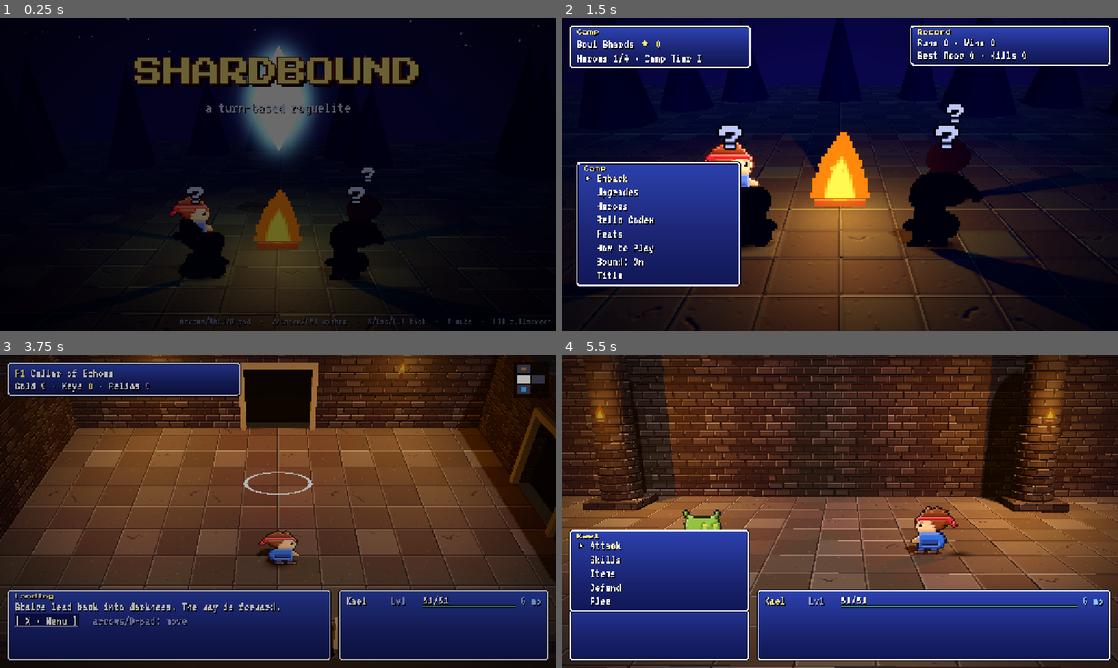
Above: before the commit, frames 1-4 (two rows, left to right).
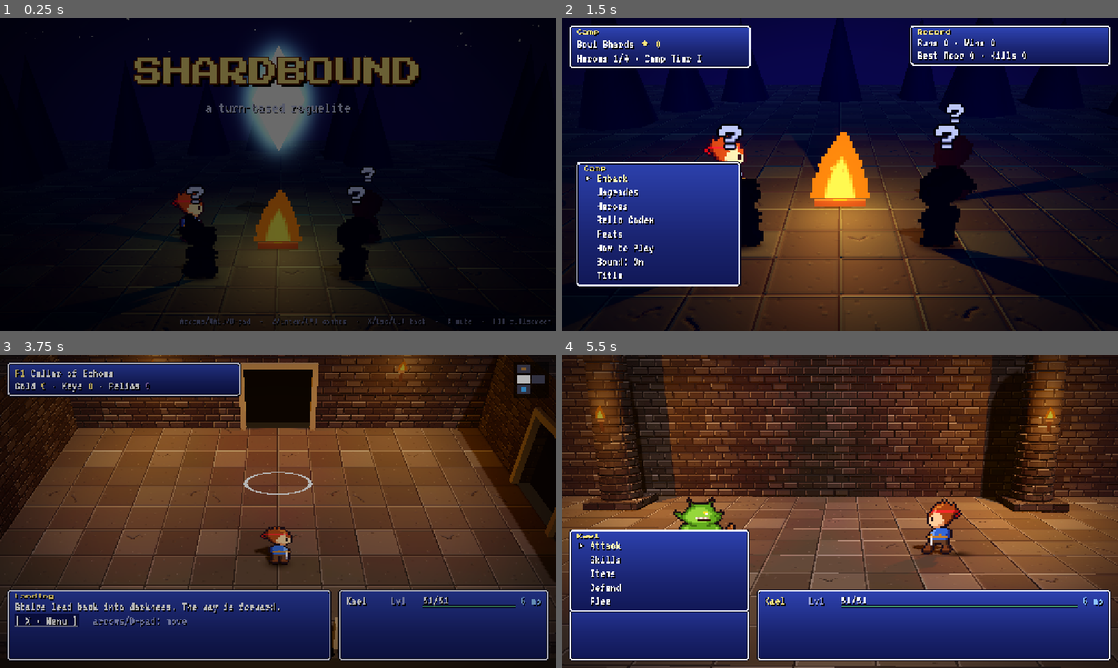
Above: after the commit, the same moments.

Repository: WhipSmartMacoy/Shardbound
Game: Godot game, scene res://main.tscn
Two runs of this game, one before a commit and one after it. Both use one fixed random seed, a clock stepped at 60 frames per second and the inputs below.
Inputs (mouse positions are in pixels of both pictures, inside the frame that each line leads up to):
- Up to frame 1 (0.25 s): no input
- Up to frame 2 (1.5 s): tap Enter (ui_accept) at 0.5, 0.77 s; move the mouse to (812, 237) at 0.52 s; hold Up (ui_up) from 0.53 s (still down); tap Z at 0.6 s; click (812, 237) at 0.67 s; move the mouse to (1006, 221) at 1.27 s; tap X at 1.35 s
- Up to frame 3 (3.75 s): tap Enter (ui_accept) at 1.52, 2.75, 3.02, 3.5 s; move the mouse to (278, 477) at 2.02 s; release Up (ui_up) at 2.03 s; hold Left (ui_left) 2.03-3.53 s; tap Backspace at 2.1 s; click (278, 477) at 2.17 s; move the mouse to (305, 511) at 2.77 s; tap Z at 2.85 s; click (305, 511) at 2.92 s; move the mouse to (194, 433) at 3.52 s; hold Down (ui_down) from 3.53 s (still down); tap X at 3.6 s
- Up to frame 4 (5.5 s): tap Enter (ui_accept) at 3.77, 4.52 s; tap Escape (ui_cancel) at 4.15 s; move the mouse to (962, 495) at 4.27 s; release Down (ui_down) at 4.28 s; hold Right (ui_right) 4.28-5.03 s; tap Backspace at 4.35 s; move the mouse to (728, 527) at 5.02 s; hold Up (ui_up) from 5.03 s (still down); tap Z at 5.1 s; click (728, 527) at 5.17 s

The runs differ from the first frame. In frame 1, 1.1% of the frame differs, in the area x 26-68%, y 55-87%; in frame 2, 2.3%, in the area x 4-94%, y 37-93%; in frame 3, 0.5%; in frame 4, 1.7%.

Commit message:
FF5-style sprites with battle poses
- New hand-drawn 16x24 chibi heroes with dark outlines and 3-tone shading
- 8 poses per hero: stand, walk, wind-up, strike, cast, hurt, kneel (low HP), victory
- Battle animations: step forward, swing, cast, flinch, kneel when critical, victory cheer
- Redrawn monsters at higher detail (32px regulars, 48px bosses) with palette variants
- New merchant sprite and shop stall, cage with new Doran
- Pixel-art source scripts in godot/art_src

Co-Authored-By: Claude Opus 5.5 <noreply@anthropic.com>
Claude-Session: https://claude.ai/code/session_01F7sFnCDH847UEEjP9XfonR

Diff:
--- a/godot/scripts/autotest.gd
+++ b/godot/scripts/autotest.gd
@@ -42,6 +42,13 @@
 	img.save_png("/home/claude/shots/%s.png" % name)
 	print("[autotest] shot ", name)
 
+func shot_now(name: String) -> void:
+	if not shots or shot_done.has(name): return
+	shot_done[name] = true
+	await get_tree().create_timer(0.2, true, false, true).timeout
+	get_viewport().get_texture().get_image().save_png("/home/claude/shots/%s.png" % name)
+	print("[autotest] shot ", name)
+
 func _process(delta: float) -> void:
 	t += delta / max(Engine.time_scale, 0.001)
 	if t > max_time:
@@ -70,9 +77,13 @@
 		if top.spec.get("title", "") == "Camp":
 			top.idx = 0
 		press("ui_accept"); return
+	if G.mode == "battle" and m.size() == 0 and Bt.acting != null and G.run.party.size() >= 2:
+		shot_now("10_action")
+	if G.mode == "battle" and m.size() > 0 and m.back().kind == "msg" and G.run.party.size() >= 2:
+		shot("11_victory")
 	if G.mode == "battle" and m.size() > 0:
 		var top = m.back()
-		if top.spec.get("title", "") == "Target": shot("05_battle_target")
+		if top.spec.get("title", "") == "Target" and G.run.party.size() >= 2: shot("05_battle_target")
 		elif Bt.boss: shot("06_boss")
 		else: shot("04_battle")
 		press("ui_accept"); return
--- a/godot/scripts/battle.gd
+++ b/godot/scripts/battle.gd
@@ -81,6 +81,7 @@
 				for h in G.run.party:
 					if h.hp > 0: h.hp = mini(G.stats(h).hp, h.hp + roundi(G.stats(h).hp * 0.05))
 			UI.refresh()
+		w().refresh_poses(G.run.party)
 		var cmds = await input_phase()
 		var order = []
 		if typeof(cmds) == TYPE_STRING and cmds == "flee":
@@ -296,10 +297,14 @@
 	var s = G.stats(h)
 	var b = h.hp
 	h.hp = mini(s.hp, h.hp + roundi(amt))
+	if active and h.hp > 0:
+		w().set_pose(h, w().idle_pose(h))
 	return h.hp - b
 
 func hurt_hero(h: Dictionary, d: int) -> void:
 	h.hp = maxi(0, h.hp - d)
+	if h.hp > 0:
+		w().pose_for(h, "hurt", 0.35)
 	w().shake(h)
 	w().flash(h)
 	w().popup(w().center_of(h), str(d))
@@ -321,6 +326,9 @@
 	var crit = G.rf() < G.crit_chance(h)
 	if crit: d *= 2.5 if G.has_relic("loadeddice") else 1.6
 	var di = maxi(1, roundi(d))
+	w().set_pose(h, "atk1")
+	await G.wait(0.12)
+	w().pose_for(h, "atk2", 0.3)
 	w().slash(w().center_of(t), Color("#ffe94a") if crit else Color.WHITE)
 	Snd.sfx("crit" if crit else "hit")
 	await G.wait(0.13)
@@ -338,6 +346,7 @@
 
 func steal(_h: Dictionary, t: Dictionary) -> void:
 	var p = w().center_of(t)
+	w().pose_for(_h, "atk2", 0.4)
 	if t.stolen:
 		w().popup(p, "EMPTY", Color("#aaaaaa"), 28)
 		await G.wait(0.5)
@@ -391,6 +400,7 @@
 				for e in live:
 					damage_enemy(e, roundi((40 + 35 * G.run.floor) * (2 if "fire" in e.weak else 1)), D.ELC.fire)
 			else:
+				w().pose_for(h, "cast", 0.6)
 				var t = cmd.t
 				if D.ITEMS[cmd.id].tgt == "ally" and t.hp <= 0:
 					for x in G.run.party:
@@ -465,6 +475,7 @@
 			else:
 				var t = live_enemy(tg)
 				if t != null: ts.append(t)
+			w().pose_for(h, "cast", 0.9)
 			Snd.sfx("magic")
 			for t in ts: w().burst(w().center_of(t), D.ELC[S.el])
 			await G.wait(0.38)
@@ -496,6 +507,7 @@
 							t = x
 							break
 				ts = [t]
+			w().pose_for(h, "cast", 0.8)
 			Snd.sfx("heal")
 			for t in ts:
 				var amt = G.stats(t).hp * S.pow if S.type == "healPct" else S.pow * s.mag / 5.0 * (0.92 + G.rf() * 0.16) * (1.4 if G.has_relic("rosary") else 1.0)
@@ -509,6 +521,7 @@
 			if t.hp > 0:
 				set_msg("No effect.")
 			else:
+				w().pose_for(h, "cast", 0.8)
 				t.hp = roundi(G.stats(t).hp * S.pow)
 				w().set_dead_pose(t, false)
 				w().sparkle(w().center_of(t), Color("#fff6c0"))
@@ -567,6 +580,7 @@
 
 func victory() -> void:
 	Snd.jingle("win")
+	w().victory_dance(G.run.party)
 	var alive = []
 	for h in G.run.party:
 		if h.hp > 0: alive.append(h)
--- a/godot/scripts/game.gd
+++ b/godot/scripts/game.gd
@@ -284,7 +284,7 @@
 			var sk = []
 			for s in C.skills:
 				sk.append("Lv%d %s" % [D.SK[s].lv, D.SK[s].name])
-			UI.set_info("[img=96x96]res://assets/sprites/hero_%s.png[/img]\n%s\n%s\nHP %s  STR %s\nMAG %s  DEF %s\nAGI %s  MP %s\n%s" % [it.id, c(Y, "%s · %s" % [C.name, C.title]), C.blurb,
+			UI.set_info("[img=87]res://assets/sprites/hero_%s.png[/img]\n%s\n%s\nHP %s  STR %s\nMAG %s  DEF %s\nAGI %s  MP %s\n%s" % [it.id, c(Y, "%s · %s" % [C.name, C.title]), C.blurb,
 				stars(g.hp), stars(g.str), stars(g.mag), stars(g.def), stars(g.agi), stars(g.mp), c(DIM, ", ".join(sk))], INFO_R)
 		else:
 			UI.set_info("%s\nHow to unlock:\n%s" % [c(Y, "Locked hero"), c(Y, C.hint)], INFO_R)})
@@ -609,7 +609,7 @@
 				if mode == "dungeon":
 					world.build_room(run)
 				UI.refresh()
-		await UI.say("[img=96x96]res://assets/sprites/hero_%s.png[/img]\n%s\n%s joins your party!\n%s" % [cid, c(Y, "★ NEW HERO UNLOCKED ★"), c(Y, "%s the %s" % [C.name, C.title]),
+		await UI.say("[img=87]res://assets/sprites/hero_%s.png[/img]\n%s\n%s joins your party!\n%s" % [cid, c(Y, "★ NEW HERO UNLOCKED ★"), c(Y, "%s the %s" % [C.name, C.title]),
 			c("#c8cff8", "%s %s's relics join the pool and Camp Tier %s opens." % [C.blurb, C.name, TIERS[Meta.roster().size() - 1]])])
 		if Meta.roster().size() == 4:
 			await grant("party")
@@ -867,7 +867,7 @@
 			var txt = ""
 			for h in run.party:
 				var s = stats(h)
-				txt += "[img=48x48]res://assets/sprites/hero_%s.png[/img] %s Lv%d %s\n   HP %d/%d  MP %d/%d · STR %d MAG %d DEF %d AGI %d\n" % [h.id, c(Y, nm(h)), h.lv, c(DIM, "EXP %d/%d" % [h.xp, xp_need(h.lv)]), h.hp, s.hp, h.mp, s.mp, s.str, s.mag, s.def, s.agi]
+				txt += "[img=44]res://assets/sprites/hero_%s.png[/img] %s Lv%d %s\n   HP %d/%d  MP %d/%d · STR %d MAG %d DEF %d AGI %d\n" % [h.id, c(Y, nm(h)), h.lv, c(DIM, "EXP %d/%d" % [h.xp, xp_need(h.lv)]), h.hp, s.hp, h.mp, s.mp, s.str, s.mag, s.def, s.agi]
 			await UI.say(txt.strip_edges(), {"x": 160, "y": 40, "w": 960})
 		elif v == 1:
 			if run.relics.is_empty():
--- a/godot/scripts/world.gd
+++ b/godot/scripts/world.gd
@@ -1,7 +1,9 @@
 extends Node3D
 ## HD-2D world: pixel-art billboards inside lit 3D rooms (torches, shadows, glow, fog, depth of field).
 
-const PX := 1.1 / 32.0          # world units per sprite pixel (heroes are 32 px -> 1.1 units tall)
+const PX := 1.1 / 32.0          # world units per prop pixel (props are drawn at 2 px per art pixel)
+const HERO_S := 32.0 / 24.0     # hero sprites: 24 px tall body -> 1.1 units
+const ENEMY_H := 1.4            # regular monsters stand taller than the heroes, FF5-style
 const SPR := "res://assets/sprites/"
 
 var cam: Camera3D
@@ -55,6 +57,8 @@
 				a.n.position.y = a.y + sin(t * a.get("spd", 2.0) + a.get("ph", 0.0)) * a.get("amp", 0.08)
 			"spin":
 				a.n.rotation.y += delta * a.get("spd", 1.0)
+			"cheer":
+				a.n.texture = tex(SPR + "hero_%s_%s.png" % [a.id, "victory" if int(t * 3.0 + a.ph) % 2 == 0 else "stand"])
 	if cursor.visible and cursor_target != null and cursor_target.has("node") and is_instance_valid(cursor_target.node):
 		var n = cursor_target.node
 		cursor.global_position = n.global_position + Vector3(0, unit_height(cursor_target) + 0.35 + sin(t * 8.0) * 0.06, 0)
@@ -128,6 +132,32 @@
 	s.cast_shadow = GeometryInstance3D.SHADOW_CASTING_SETTING_ON if shaded else GeometryInstance3D.SHADOW_CASTING_SETTING_OFF
 	(parent if parent else content).add_child(s)
 	return s
+
+func hero_spr(id: String, pose: String = "stand") -> Sprite3D:
+	return spr(SPR + "hero_%s_%s.png" % [id, pose], HERO_S)
+
+func idle_pose(h: Dictionary) -> String:
+	return "kneel" if (h.hp > 0 and h.hp < G.stats(h).hp * 0.25) else "stand"
+
+func set_pose(h: Dictionary, pose: String) -> void:
+	if h.has("node") and is_instance_valid(h.node) and h.hp > 0:
+		h.node.texture = tex(SPR + "hero_%s_%s.png" % [h.id, pose])
+
+func pose_for(h: Dictionary, pose: String, dur: float) -> void:
+	set_pose(h, pose)
+	get_tree().create_timer(dur).timeout.connect(func():
+		if Bt.active and h.has("node") and h.hp > 0:
+			set_pose(h, idle_pose(h)))
+
+func refresh_poses(party: Array) -> void:
+	for h in party:
+		if h.hp > 0:
+			set_pose(h, idle_pose(h))
+
+func victory_dance(party: Array) -> void:
+	for h in party:
+		if h.hp > 0 and h.has("node"):
+			anims.append({"n": h.node, "k": "cheer", "id": h.id, "ph": randf()})
 
 func prop(name: String, pos: Vector3) -> Sprite3D:
 	var s = spr(SPR + "prop_%s.png" % name, 0.5)
@@ -308,7 +338,7 @@
 	var n = run.party.size()
 	for i in n:
 		var h = run.party[i]
-		var s = spr(SPR + "hero_%s.png" % h.id)
+		var s = hero_spr(h.id, "stand")
 		s.position = Vector3(-(n - 1) * 0.65 + i * 1.3, 0, 2.3)
 		s.flip_h = not (run.dir != null and run.dir.x < 0)
 		if h.hp <= 0:
@@ -390,10 +420,12 @@
 				anims.append({"n": orb, "k": "bob", "y": 1.3, "amp": 0.08, "spd": 2.2})
 				light(p + Vector3(0, 1.4, 0.3), Color("#ffd870"), 1.8, 5.0, false, false)
 		"shop":
-			prop("stall", p)
+			var mer = spr(SPR + "npc_merchant.png", HERO_S)
+			mer.position = p + Vector3(0, 0.35, -0.25)
+			prop("stall", p + Vector3(0, 0, 0.05))
 			if not Meta.unlocked.get("pip", false):
-				var s = spr(SPR + "hero_pip.png")
-				s.position = p + Vector3(2.6, 0, 0.3)
+				var s = hero_spr("pip", "hurt")
+				s.position = p + Vector3(2.8, 0, 0.3)
 				blob(s.position, 0.4)
 				var ex = Label3D.new()
 				ex.text = "!"
@@ -470,7 +502,8 @@
 			enemies[i]["home"] = Vector3((sl[i][0] - 240) / 40.0, 0, (sl[i][1] - 150) / 32.0)
 	for e in enemies:
 		var sc = float(e.get("scale", 2)) / 2.0
-		var s = spr(SPR + "enemy_%s.png" % e.key, sc)
+		var s = spr(SPR + "enemy_%s.png" % e.key)
+		s.pixel_size = enemy_height(e) / float(s.texture.get_height())
 		var hp = e.home + (Vector3(0, 0.7, 0) if e.get("fly", false) else Vector3.ZERO)
 		s.position = hp
 		e["node"] = s
@@ -480,7 +513,7 @@
 	var n = party.size()
 	for i in n:
 		var h = party[i]
-		var s = spr(SPR + "hero_%s.png" % h.id)
+		var s = hero_spr(h.id, idle_pose(h) if h.hp > 0 else "stand")
 		var z = -1.7 + i * 1.15 + (4 - n) * 0.55
 		h["home"] = Vector3(3.0 + i * 0.35, 0, z)
 		s.position = h.home
@@ -489,9 +522,13 @@
 		set_dead_pose(h, h.hp <= 0)
 	set_cam(Vector3(0.6, 3.1, 8.6), Vector3(0.5, 0.9, -0.2), 40)
 
+func enemy_height(e: Dictionary) -> float:
+	var sc = float(e.get("scale", 2)) / 2.0
+	return (1.1 if e.get("boss", false) else ENEMY_H) * sc
+
 func unit_height(u: Dictionary) -> float:
 	if u.has("key"):
-		return 1.1 * float(u.get("scale", 2)) / 2.0 * (32.0 / 32.0) + (0.7 if u.get("fly", false) else 0.0)
+		return enemy_height(u) + (0.7 if u.get("fly", false) else 0.0)
 	return 1.1
 
 func center_of(u: Dictionary) -> Vector3:
@@ -505,6 +542,7 @@
 		return
 	var s = h.node
 	if dead:
+		s.texture = tex(SPR + "hero_%s_stand.png" % h.id)
 		s.modulate = Color(0.4, 0.4, 0.5)
 		s.billboard = BaseMaterial3D.BILLBOARD_DISABLED
 		s.rotation_degrees = Vector3(0, 0, 90)
@@ -514,6 +552,7 @@
 		s.billboard = BaseMaterial3D.BILLBOARD_FIXED_Y
 		s.rotation_degrees = Vector3.ZERO
 		s.position = h.home
+		s.texture = tex(SPR + "hero_%s_%s.png" % [h.id, idle_pose(h)])
 
 func set_cursor(u) -> void:
 	cursor_target = u
@@ -524,7 +563,12 @@
 		return
 	var tw = create_tween()
 	var target = u.home + (Vector3(-0.6, 0, 0) if fwd else Vector3.ZERO)
-	tw.tween_property(u.node, "position:x", target.x, 0.12)
+	if u.has("id") and u.hp > 0:
+		set_pose(u, "walk")
+		tw.tween_property(u.node, "position:x", target.x, 0.16)
+		tw.tween_callback(func(): set_pose(u, idle_pose(u) if not fwd else "stand"))
+	else:
+		tw.tween_property(u.node, "position:x", target.x, 0.12)
 
 func flash(u: Dictionary, times: int = 1) -> void:
 	if not u.has("node") or not is_instance_valid(u.node):
@@ -713,7 +757,7 @@
 	var spots = [[Vector3(-1.9, 0, -0.4), true], [Vector3(1.9, 0, -0.4), false], [Vector3(-1.35, 0, 1.35), true], [Vector3(1.35, 0, 1.35), false]]
 	for i in 4:
 		var id = D.HERO_IDS[i]
-		var s = spr(SPR + "hero_%s.png" % id)
+		var s = hero_spr(id, "stand")
 		s.position = spots[i][0]
 		s.flip_h = spots[i][1]
 		blob(s.position, 0.42)
Binary file changed: godot/assets/sprites/enemy_bat.png
Binary file changed: godot/assets/sprites/enemy_bknight.png
Binary file changed: godot/assets/sprites/enemy_fgel.png
Binary file changed: godot/assets/sprites/enemy_gel.png
Binary file changed: godot/assets/sprites/enemy_hound.png
Binary file changed: godot/assets/sprites/enemy_imp.png
Binary file changed: godot/assets/sprites/enemy_monarch.png
Binary file changed: godot/assets/sprites/enemy_shade.png
Binary file changed: godot/assets/sprites/enemy_skel.png
Binary file changed: godot/assets/sprites/enemy_vbat.png
Binary file changed: godot/assets/sprites/enemy_warden.png
Binary file changed: godot/assets/sprites/enemy_wraith.png
(and 72 more such lines)
